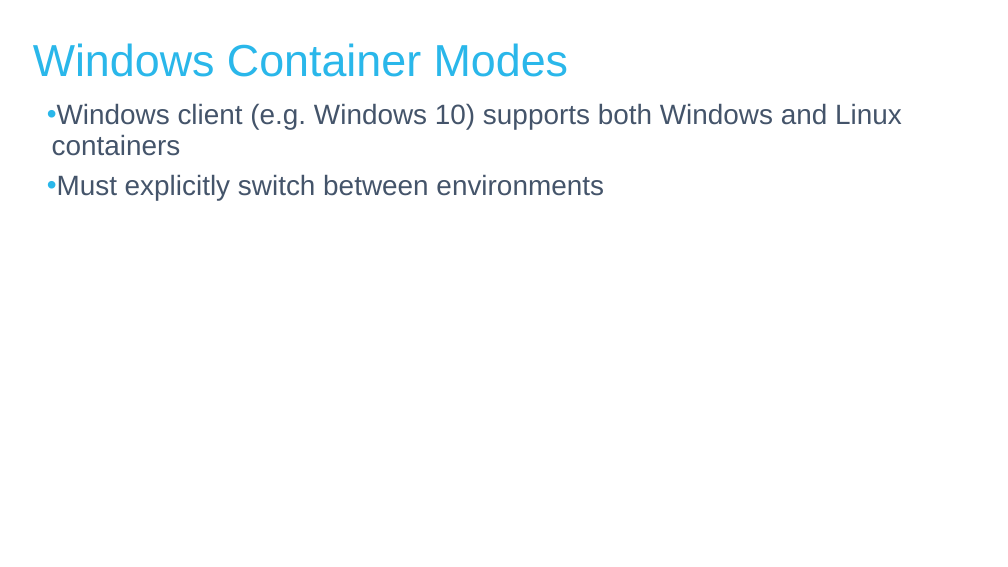
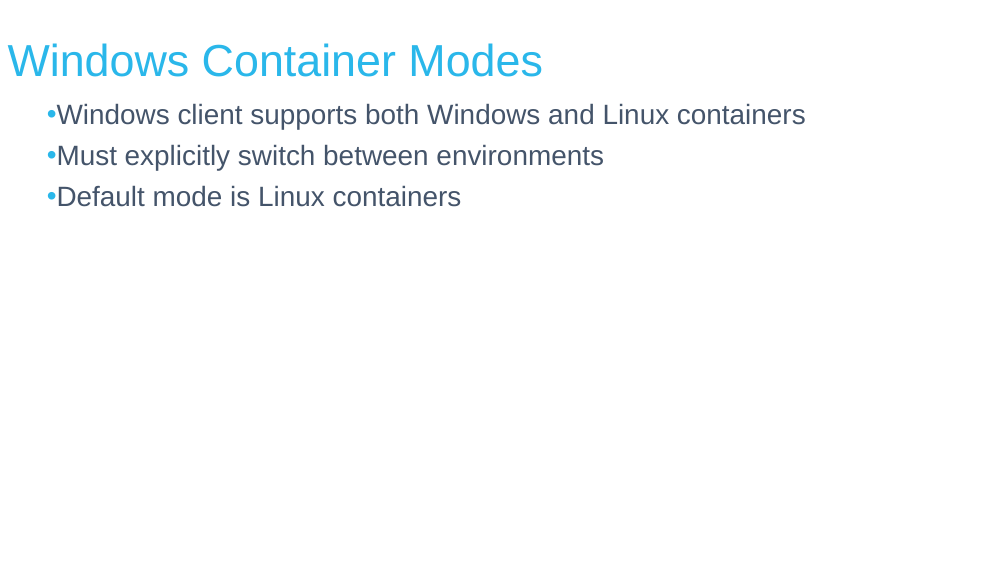
Before and after one commit to MichaelSimons/docker-toolbox, a slide deck: slide 4 of Docker Tips and Tricks.pptx. Drawn at 1008x567 pixels with LibreOffice and Linux fonts; fonts in the diff are those of the drawing; background and template pictures are left out. Boxes give left, top, right and bottom in pixels: in the first picture for what was removed or moved away, otherwise in the second. Text is boxed around its words. In the diff, an @@ line names an element or a change of style, - is before the commit and + after.

```diff
--- a/Docker Tips and Tricks.pptx
+++ b/Docker Tips and Tricks.pptx
@@ title "Windows Container Modes": place and size @@
-title "Windows Container Modes" at (33, 43, 569, 77)
+title "Windows Container Modes" at (8, 43, 543, 77)
@@ text at (47, 103, 806, 130): text changed @@
-• Windows client (e.g. Windows 10) supports both Windows and Linux containers
+• Windows client supports both Windows and Linux containers
@@ text at (47, 185, 462, 207): paragraph added @@
+• Default mode is Linux containers
```
Also in this commit, not shown: 5 other slides changed, 1 slide added, 1 other file.
